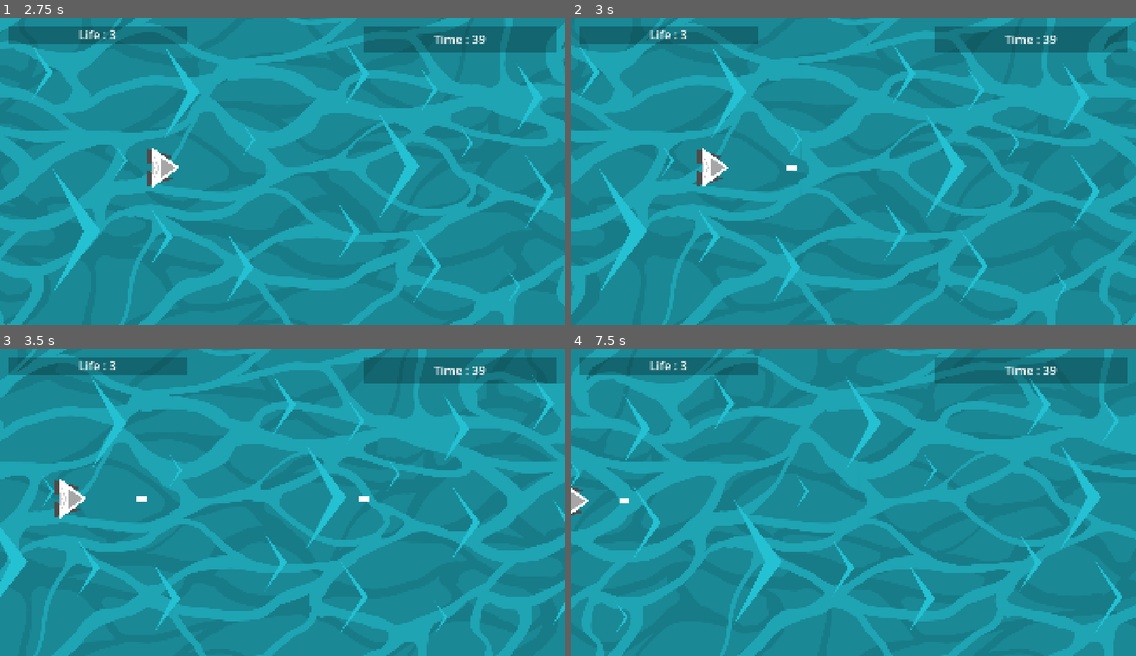
Above: before the commit, frames 1-4 (two rows, left to right).
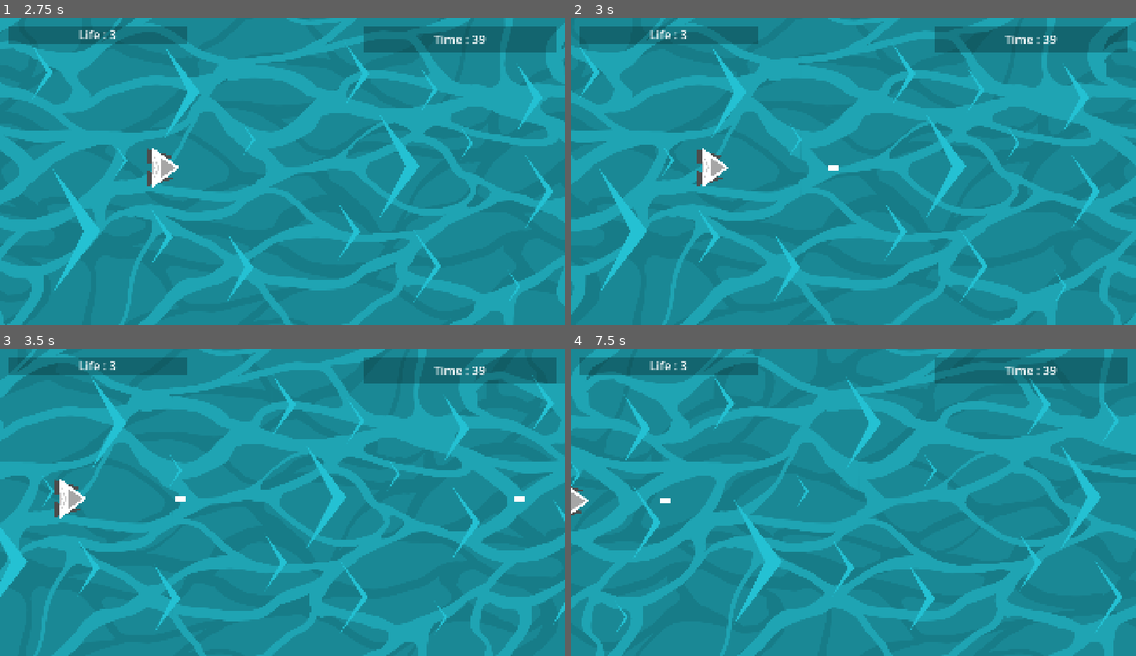
Above: after the commit, the same moments.

Repository: Yuna-Fr/AccessibilityGame
Game: Godot game, scene res://Scenes/Main_menu.tscn
Same seed, same stepped clock (60 frames per second), same inputs: the game is played once before the commit and once after it. Sound files missing from this copy of the repository are replaced by a short silence.
Inputs (mouse positions are in pixels of both pictures, inside the frame that each line leads up to):
- Up to frame 1 (2.75 s): click "START" at 0.5 s; tap Enter at 1.25 s; move the mouse to (90, 174) at 1.27 s; hold Space (Action) 1.28-2.03 s; hold D (Move_Right) from 1.28 s (still down); click (90, 174) at 1.42 s; tap W (Move_Up) at 1.52, 2.27 s; move the mouse to (169, 186) at 2.02 s; tap Q (SwapScene) at 2.1 s
- Up to frame 2 (3 s): move the mouse to (910, 103) at 2.77 s; release D (Move_Right) at 2.78 s; hold A (Move_Left) from 2.78 s (still down); hold Space (Action) from 2.78 s (still down)
- Up to frame 3 (3.5 s): keep holding A (Move_Left); keep holding Space (Action)
- Up to frame 4 (7.5 s): move the mouse to (825, 563) at 3.52 s; release A (Move_Left) at 3.53 s; release Space (Action) at 3.53 s; hold D (Move_Right) 3.53-5.03 s; tap Q (SwapScene) at 3.6, 5.1, 6.6 s; click (825, 563) at 3.67 s; tap W (Move_Up) at 3.77, 4.52, 5.27, 6.77 s; move the mouse to (1023, 548) at 4.27 s; hold Space (Action) 4.28-5.03 s; move the mouse to (684, 456) at 5.02 s; hold A (Move_Left) 5.03-5.78 s; move the mouse to (881, 502) at 5.77 s; hold D (Move_Right) 5.78-6.53 s; hold Space (Action) 5.78-6.53 s; click (881, 502) at 5.92 s; move the mouse to (768, 425) at 6.52 s; hold A (Move_Left) from 6.53 s (still down); move the mouse to (977, 487) at 7.27 s; hold Space (Action) from 7.28 s (still down)

Frame 1 is identical in both runs. In frame 2, less than 0.1% of the frame differs, in the area x 38-48%, y 47-50%; in frame 3, 0.1%, in the area x 24-93%, y 47-50%; in frame 4, less than 0.1%.

Commit message:
update bullet speed + fix coyote time

Diff:
--- a/Prefabs/P_Bullet.tscn
+++ b/Prefabs/P_Bullet.tscn
@@ -15,7 +15,7 @@
 [node name="Bullet" type="Area2D" unique_id=886213767]
 collision_mask = 4
 script = ExtResource("1_hlsg0")
-speed = 1000.0
+speed = 1800.0
 
 [node name="MeshInstance2D" type="MeshInstance2D" parent="." unique_id=1382922189]
 material = SubResource("ShaderMaterial_axkmt")
--- a/Scripts/S_PersoPlatformer.gd
+++ b/Scripts/S_PersoPlatformer.gd
@@ -85,14 +85,13 @@
 		if not toggle_ground:
 			toggle_ground = !toggle_ground
 			soundGround.play_random()
+		if coyoteOn:
+			coyoteOn = false
+			coyoteTime.stop()
 
 
 	if !is_on_floor():
 		Refreshtimer.stop()
-
-		if coyoteOn:
-			coyoteOn = false
-			coyoteTime.stop()
 
 	else:
 		if !coyoteOn:
